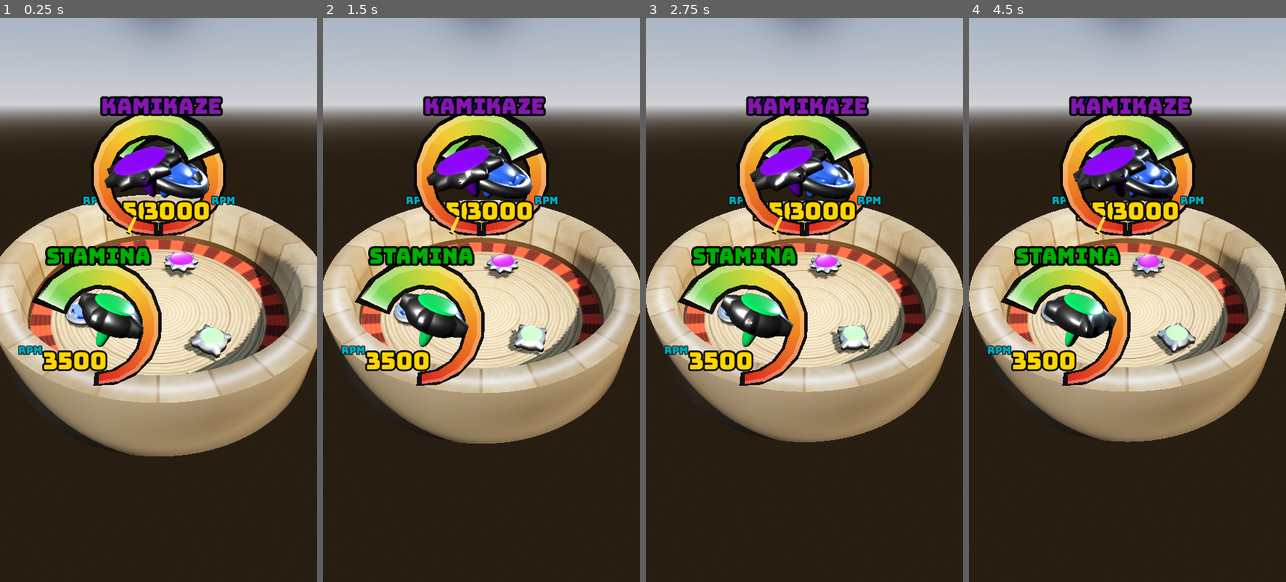
Above: before the commit, frames 1-4 (left to right).
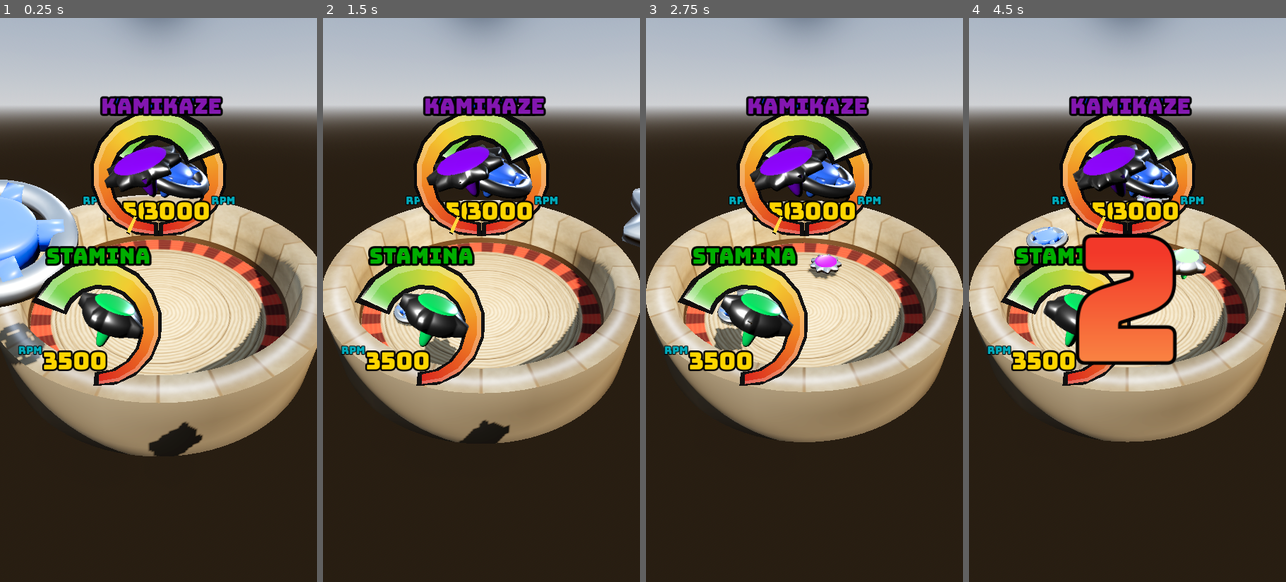
Above: after the commit, the same moments.

Repository: TaurusFire/SuperBattleTops
Game: Godot game, scene res://Scenes/Main.tscn
The game is run twice, just before and just after one commit, with the same random seed, the same clock (stepped at 60 frames per second) and the same inputs.
Inputs:
- Up to frame 1 (0.25 s): no input
- Up to frame 2 (1.5 s): no input
- Up to frame 3 (2.75 s): no input
- Up to frame 4 (4.5 s): no input

The runs differ from the first frame. In frame 1, 6.2% of the frame differs, in the area x 0-74%, y 28-78%; in frame 2, 1.9%; in frame 3, 0.9%; in frame 4, 7.5%, in the area x 15-75%, y 31-62%.

Commit message:
major changes

Diff:
--- a/battle-tops/Scenes/Main.tscn
+++ b/battle-tops/Scenes/Main.tscn
@@ -155,4 +155,6 @@
 manager = NodePath("../GameManager")
 arena = NodePath("../Arena")
 camera = NodePath("../CameraRig")
+approach_time = 0.25
+apex_tilt = 0.3
 metadata/_custom_type_script = "uid://cyyh86gto6xke"
--- a/battle-tops/Scripts/intro_sequence.gd
+++ b/battle-tops/Scripts/intro_sequence.gd
@@ -52,9 +52,6 @@
 var _elapsed := 0.0
 var _entries: Array[Dictionary] = []
 
-
-func _ready() -> void:
-	set_process(false)
 
 
 ## Called by the manager. Tops must already be arranged at their spawn ring
@@ -83,13 +80,21 @@
 	_elapsed = 0.0
 	_running = true
 	set_process(true)
+	print("intro.begin: ... is_processing=%s process_mode=%d tree_paused=%s" % [
+		is_processing(), process_mode, get_tree().paused])
 
 
 func _process(delta: float) -> void:
+	print("_process called: running=%s elapsed=%.3f" % [_running, _elapsed])
 	if not _running:
 		return
 	_elapsed += delta
 
+	if _elapsed < 0.1:
+		print("intro tick: elapsed=%.3f" % _elapsed)
+	if _elapsed < 0.2:
+		print("intro tick %.3f, first top at %s" % [_elapsed, _entries[0]["top"].global_position])
+	print("states: ", manager.tops.map(func(t): return t.current_state))
 	var all_done := true
 	for e in _entries:
 		if _advance(e):
